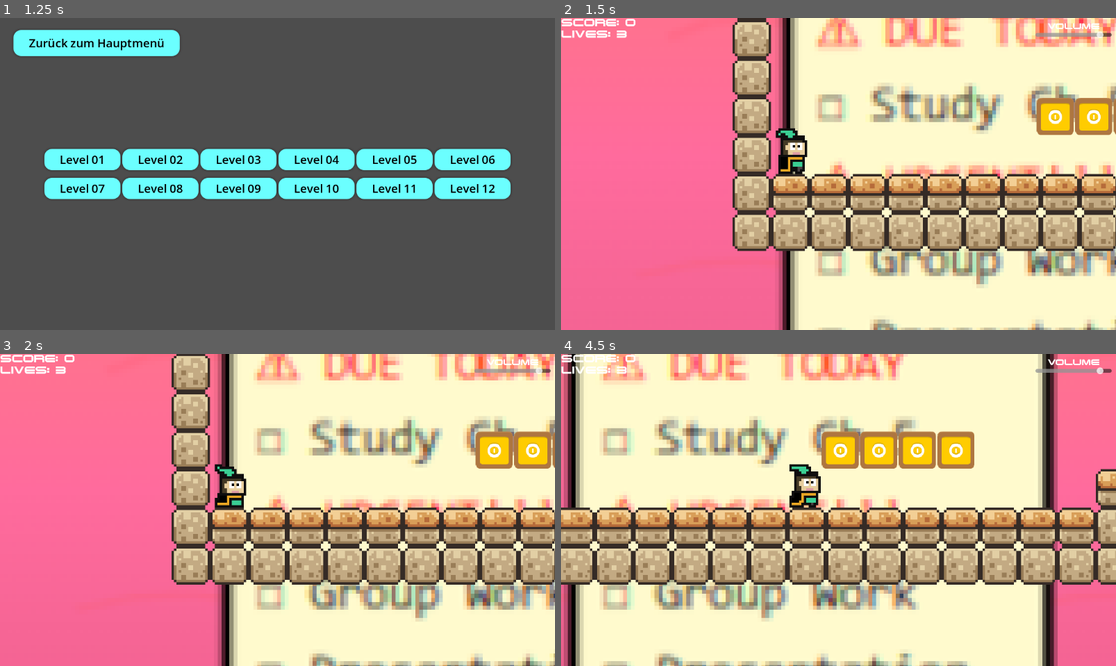
Above: before the commit, frames 1-4 (two rows, left to right).
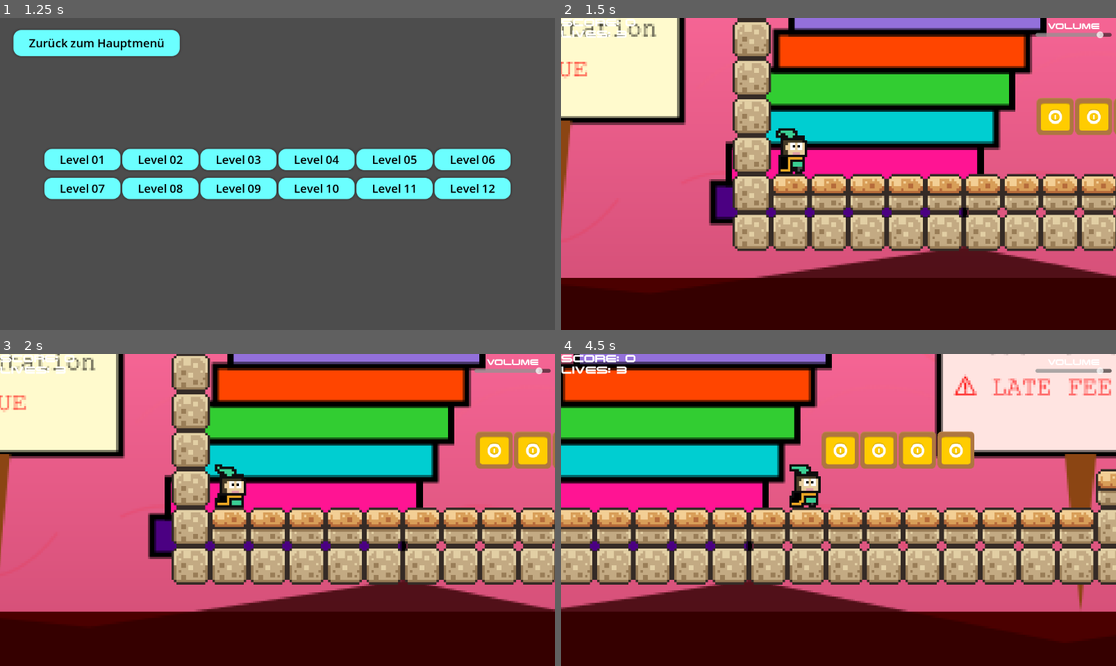
Above: after the commit, the same moments.

Repository: Bonecurse/Super-FOM-World
Game: Godot game, scene res://scenes/main_menu.tscn
Two runs of this game, one before a commit and one after it. Both use one fixed random seed, a clock stepped at 60 frames per second and the inputs below. Sound files missing from this copy of the repository are replaced by a short silence.
Inputs:
- Up to frame 1 (1.25 s): click "Start" at 0.5 s
- Up to frame 2 (1.5 s): click "Level 03" at 1.25 s
- Up to frame 3 (2 s): no input
- Up to frame 4 (4.5 s): hold Right (move_right) 2.03-3.53 s; tap Up (jump) at 2.27, 3.02 s; hold Left (move_left) 3.53-4.28 s; hold Right (move_right) from 4.28 s (still down)

Frame 1 is identical in both runs. In frame 2, 73% of the frame differs, in the area x 0-100%, y 0-100%; in frame 3, 73%; in frame 4, 67%.

Commit message:
Background Level 3 added

Diff:
--- a/scenes/level_3.tscn
+++ b/scenes/level_3.tscn
@@ -535,6 +535,11 @@
 position = Vector2(1584, -240)
 
 [node name="BgLevel3" type="Sprite2D" parent="."]
-position = Vector2(1567, -141)
-scale = Vector2(1.64102, 1.64102)
+position = Vector2(688, -137)
+scale = Vector2(0.871377, 0.871377)
 texture = ExtResource("10_vcx5n")
+
+[node name="BgLevel4" type="Sprite2D" parent="."]
+position = Vector2(2769, -137)
+scale = Vector2(0.871, 0.871)
+texture = ExtResource("10_vcx5n")
Binary file changed: assets/backgrounds/bg_level3.png
Not shown: 1 places in scenes/level_3.tscn that only renumber resources
